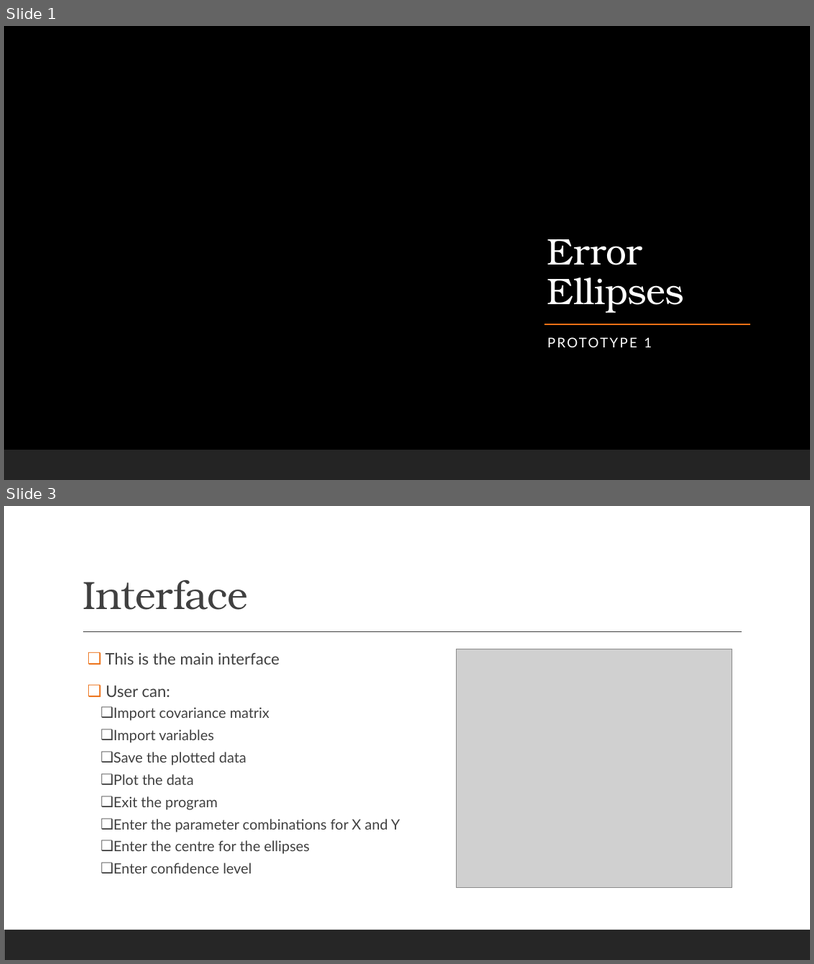
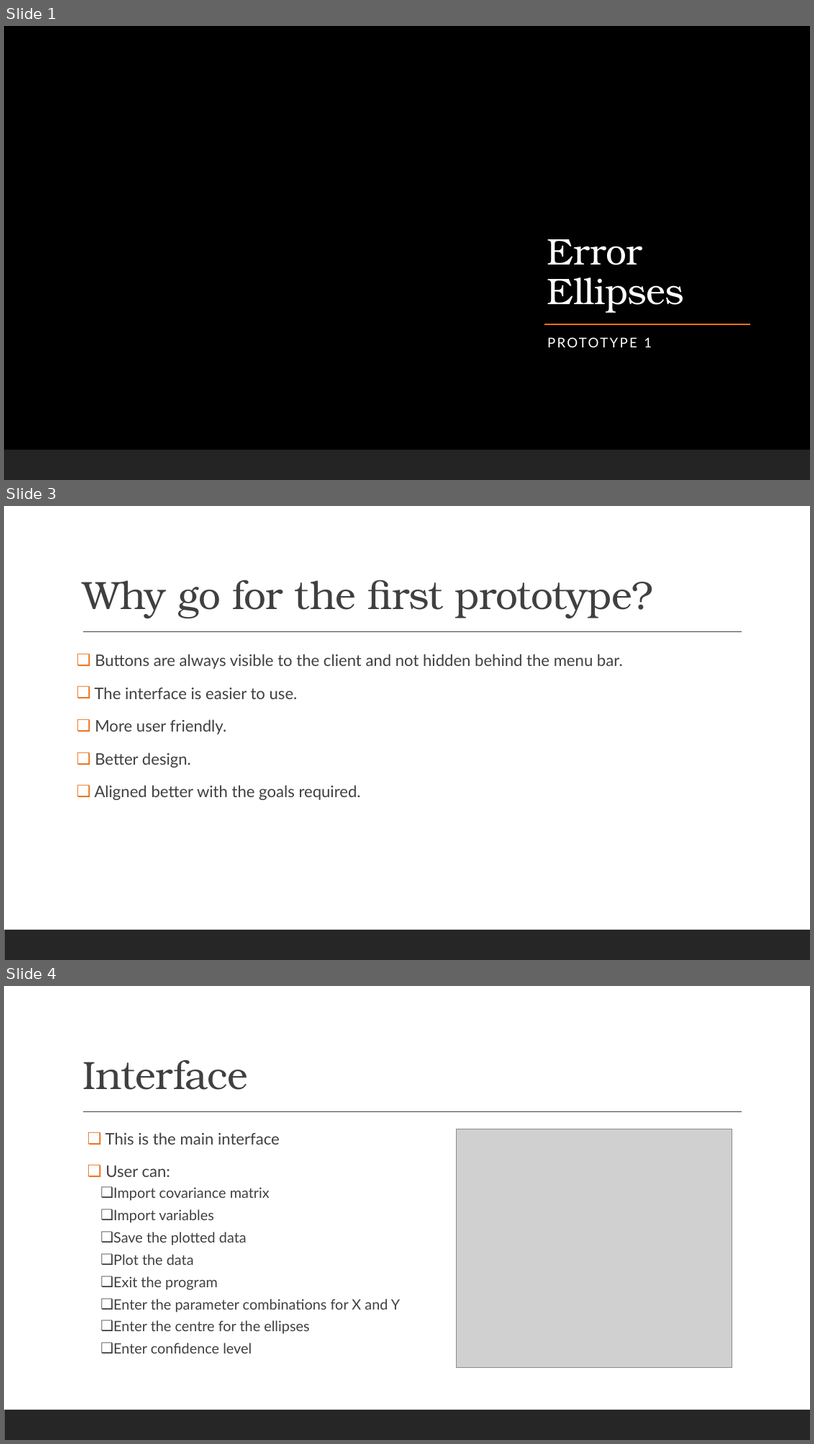
Before and after one commit to n3rub1/python_section_2, a slide deck: Error Ellipses.pptx. Shown one above the other, each under a label of ours: slides 1 and 3 before the commit, slides 1, 3 and 4 after it; the slides between them are not shown. The pictures are 814x964 and 814x1444 pixels, drawn with LibreOffice and Linux fonts; fonts in the diff are those of the drawing; grey boxes stand for pictures; background and template pictures are left out. Boxes give left, top, right and bottom in pixels: in the first picture for what was removed or moved away, otherwise in the second. Text is boxed around its words. In the diff, an @@ line names an element or a change of style, - is before the commit and + after.

```diff
--- a/Error Ellipses.pptx
+++ b/Error Ellipses.pptx
@@ slide 3 added at <box>4,506,810,960</box>, background #FFFFFF; not listed: 2 template elements that a slide beside it also shows @@
@@ title added at <box>82,579,653,618</box>, 47 pt, text #404040 @@
+Why go for the first prototype?
@@ text added at <box>95,654,623,800</box>, 19 pt, text #404040 @@
+❑ Buttons are always visible to the client and not hidden behind the menu bar.
+❑ The interface is easier to use.
+❑ More user friendly.
+❑ Better design.
+❑ Aligned better with the goals required.
@@ what was slide 3 is now slide 4 @@
```
Also in this commit, not shown: 2 slides changed, 2 other files.
